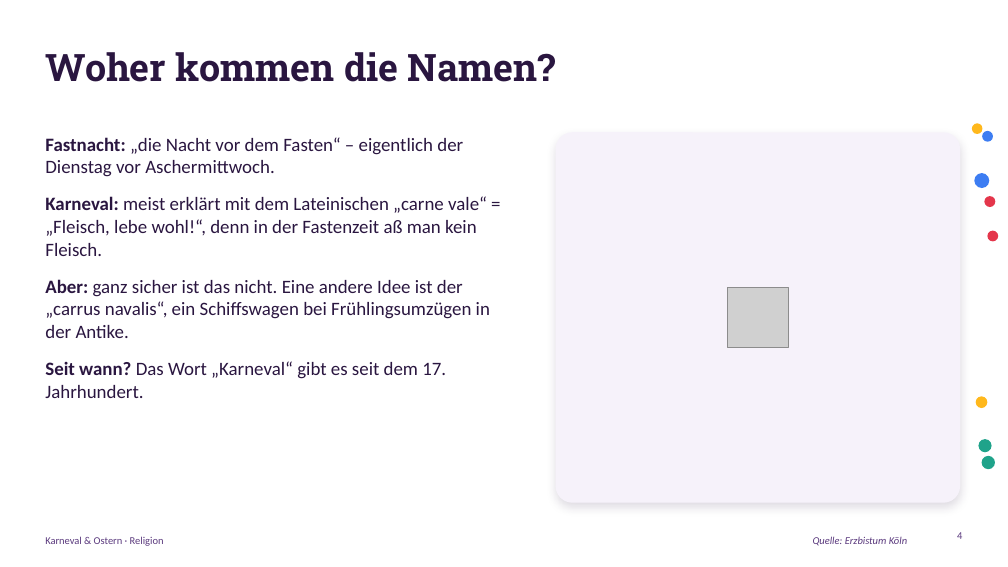
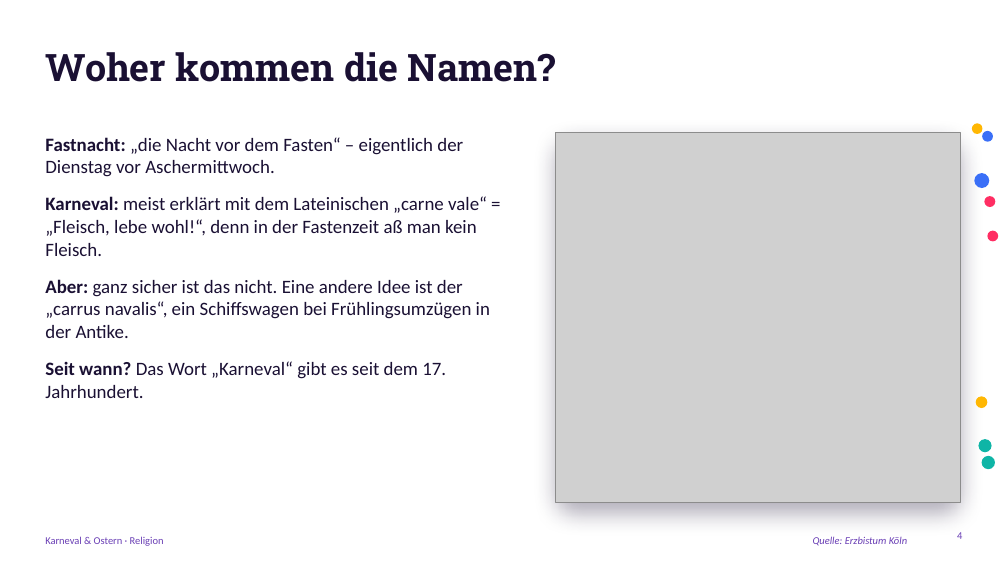
Before and after one commit to Flxrian/Erinnerung, a slide deck: slide 4 of Karneval_und_Ostern.pptx. Drawn at 1008x567 pixels with LibreOffice and Linux fonts; fonts in the diff are those of the drawing; grey boxes stand for pictures; background and template pictures are left out. Boxes give left, top, right and bottom in pixels: in the first picture for what was removed or moved away, otherwise in the second. Text is boxed around its words. In the diff, an @@ line names an element or a change of style, - is before the commit and + after.

```diff
--- a/Karneval_und_Ostern.pptx
+++ b/Karneval_und_Ostern.pptx
@@ title "Woher kommen die Namen?" at (x1=45, y1=52, x2=556, y2=82): text colour #2A1640 to #1A1033 @@
@@ text "Fastnacht: „die Nacht vor dem ..." at (x1=45, y1=137, x2=490, y2=398): text colour #2A1640 to #1A1033 @@
@@ rounded rectangle at (x1=556, y1=132, x2=960, y2=503): fill #F6F2FA to #FFFFFF; shadow changed @@
@@ picture added at (x1=556, y1=132, x2=960, y2=503) @@
@@ ellipse at (x1=972, y1=123, x2=983, y2=134): fill #FFB81C to #FFB703 @@
@@ ellipse at (x1=982, y1=131, x2=993, y2=141): fill #3D7DF2 to #3A6FF7 @@
@@ ellipse at (x1=985, y1=196, x2=995, y2=206): fill #E4364B to #FF2E63 @@
@@ ellipse at (x1=988, y1=231, x2=998, y2=241): fill #E4364B to #FF2E63 @@
@@ picture removed at (x1=727, y1=287, x2=788, y2=348) @@
@@ ellipse at (x1=976, y1=396, x2=988, y2=408): fill #FFB81C to #FFB703 @@
@@ ellipse at (x1=979, y1=439, x2=991, y2=452): fill #1FA38A to #0FB5A6 @@
@@ ellipse at (x1=982, y1=456, x2=995, y2=470): fill #1FA38A to #0FB5A6 @@
@@ text colour #5B3A7E to #6A3FB5 in 3 elements at (x1=957, y1=532, x2=962, y2=539), (x1=45, y1=536, x2=164, y2=546), (x1=813, y1=536, x2=907, y2=546) @@
```
Also in this commit, not shown: 17 other slides changed.
